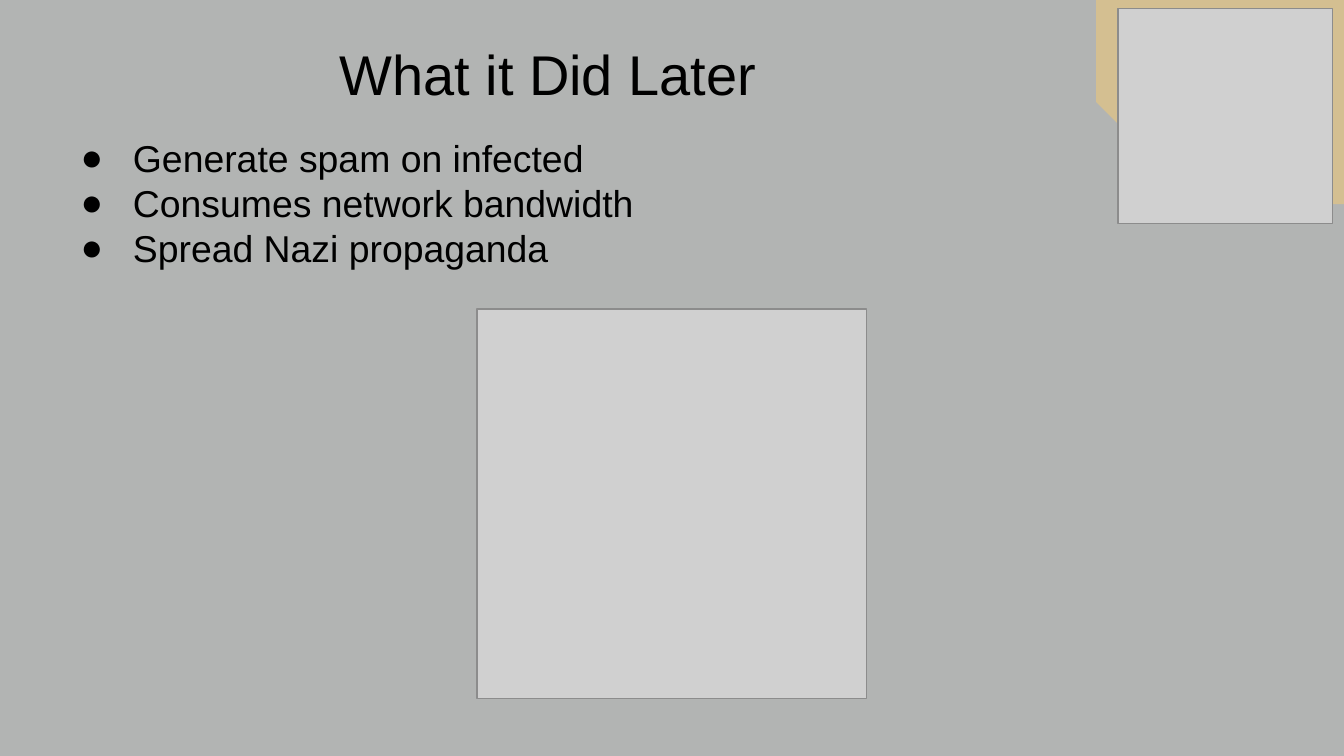
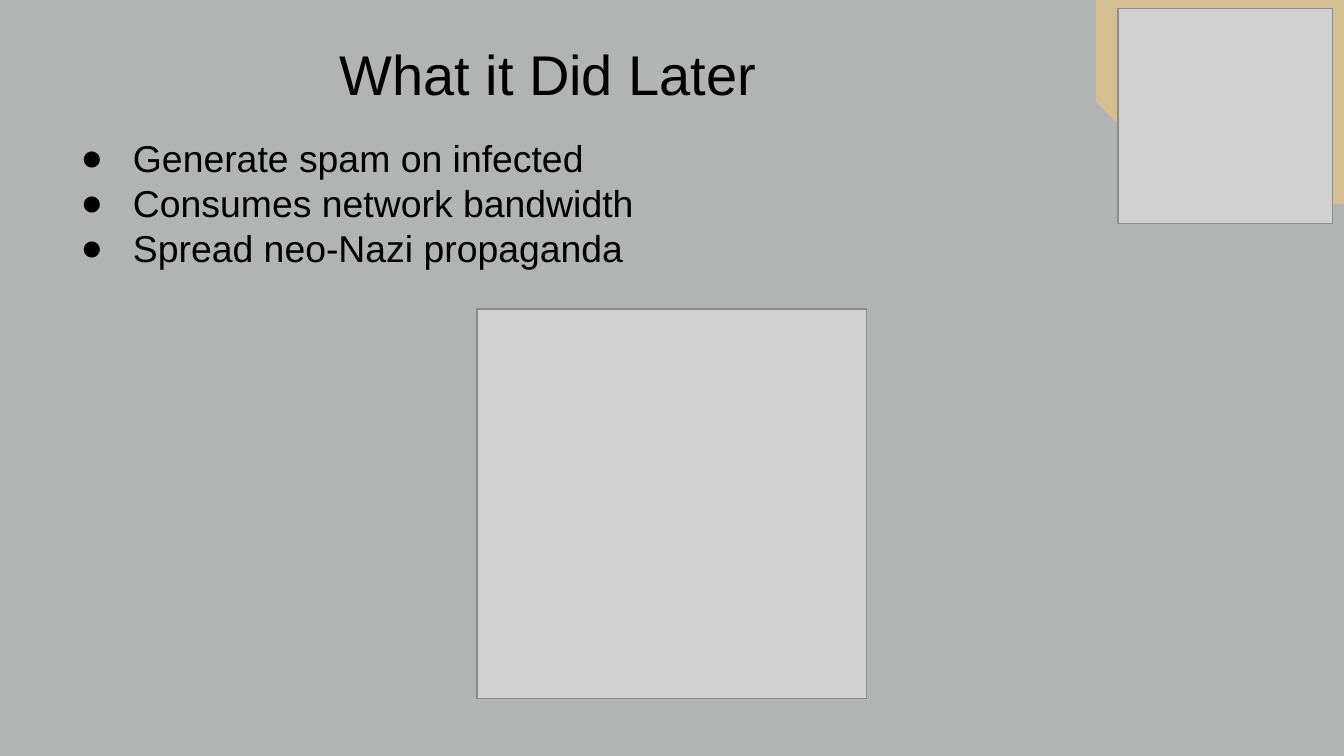
Before and after one commit to BrianFreeman0620/SoberWormPresentation, a slide deck: slide 4 of Freeman_Sober_Worm.pptx. Drawn at 1344x756 pixels with LibreOffice and Linux fonts; fonts in the diff are those of the drawing; grey boxes stand for pictures; background and template pictures are left out. Boxes give left, top, right and bottom in pixels: in the first picture for what was removed or moved away, otherwise in the second. Text is boxed around its words. In the diff, an @@ line names an element or a change of style, - is before the commit and + after.

```diff
--- a/Freeman_Sober_Worm.pptx
+++ b/Freeman_Sober_Worm.pptx
@@ text at (133,235,623,269): text changed @@
-● Spread Nazi propaganda
+● Spread neo-Nazi propaganda
```
Also in this commit, not shown: 4 other slides changed, 1 other file.
